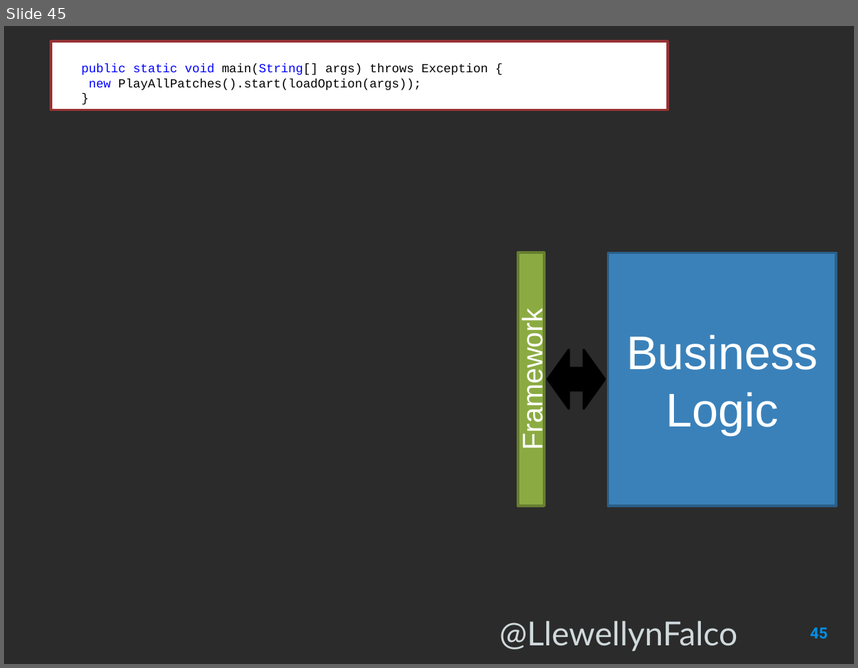
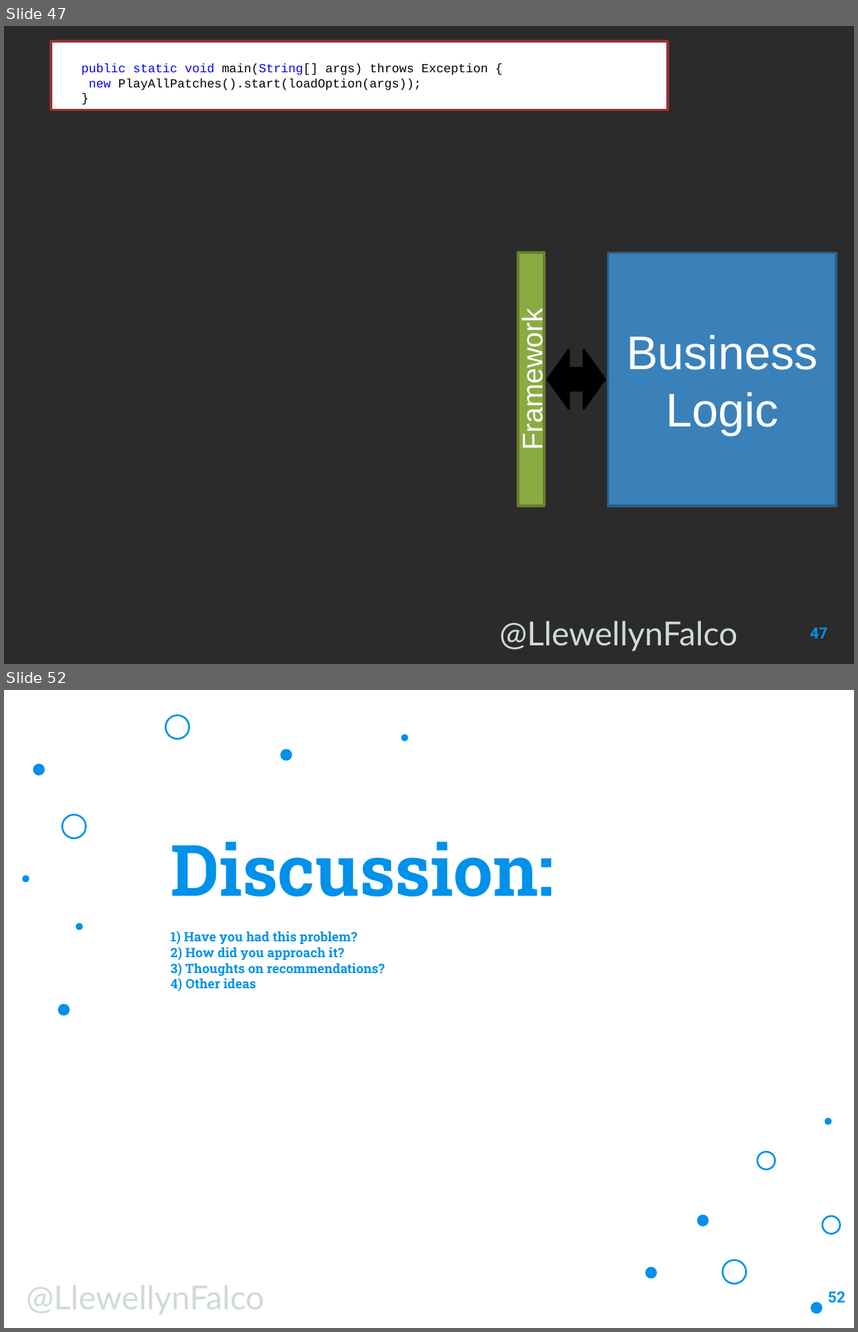
Before and after one commit to isidore/Talk-AvoidingLockIn, a slide deck: Avoiding Lock-In.pptx. Shown one above the other, each under a label of ours: slide 45 before the commit, slides 47 and 52 after it; the slides between them are not shown. The pictures are 858x668 and 858x1332 pixels, drawn with LibreOffice and Linux fonts; fonts in the diff are those of the drawing; background and template pictures are left out; a plain dark background stands for a picture behind light text. Boxes give left, top, right and bottom in pixels: in the first picture for what was removed or moved away, otherwise in the second. Text is boxed around its words. In the diff, an @@ line names an element or a change of style, - is before the commit and + after.

```diff
--- a/Avoiding Lock-In.pptx
+++ b/Avoiding Lock-In.pptx
@@ slide 52 added at box(4, 690, 854, 1328), background picture (left out) @@
@@ ellipse added at box(165, 716, 190, 739), outline #0091EA 1.5 pt @@
@@ ellipse added at box(280, 749, 292, 760), fill #0091EA @@
@@ ellipse added at box(401, 734, 408, 741), fill #0091EA @@
@@ ellipse added at box(33, 764, 45, 776), fill #0091EA @@
@@ ellipse added at box(62, 815, 85, 839), outline #0091EA 1.5 pt @@
@@ title added at box(170, 841, 554, 896), 60 pt, text #0091EA, bold @@
+Discussion:
@@ ellipse added at box(22, 876, 29, 882), fill #0091EA @@
@@ ellipse added at box(75, 923, 82, 929), fill #0091EA @@
@@ text added at box(170, 931, 385, 991), 11 pt, text #0091EA, bold @@
+1) Have you had this problem?
+2) How did you approach it?
+3) Thoughts on recommendations?
+4) Other ideas
@@ ellipse added at box(58, 1004, 70, 1016), fill #0091EA @@
@@ ellipse added at box(824, 1118, 831, 1125), fill #0091EA @@
@@ ellipse added at box(757, 1152, 775, 1170), outline #0091EA 1.5 pt @@
@@ ellipse added at box(697, 1214, 708, 1226), fill #0091EA @@
@@ ellipse added at box(822, 1215, 840, 1233), outline #0091EA 1.5 pt @@
@@ ellipse added at box(645, 1266, 657, 1279), fill #0091EA @@
@@ ellipse added at box(722, 1259, 746, 1283), outline #0091EA 1.5 pt @@
@@ text added at box(26, 1285, 264, 1314), 28 pt, text #D0D9DC @@
+@LlewellynFalco
@@ ellipse added at box(811, 1301, 822, 1313), fill #0091EA @@
@@ page number added at box(828, 1291, 845, 1303), 13 pt, text #0091EA, bold @@
+52
@@ what was slide 45 is now slide 47 @@
@@ page number at box(810, 627, 827, 638): text changed @@
-45
+47
```
Also in this commit, not shown: 4 slides changed, 8 other slides added, 2 slides removed.
